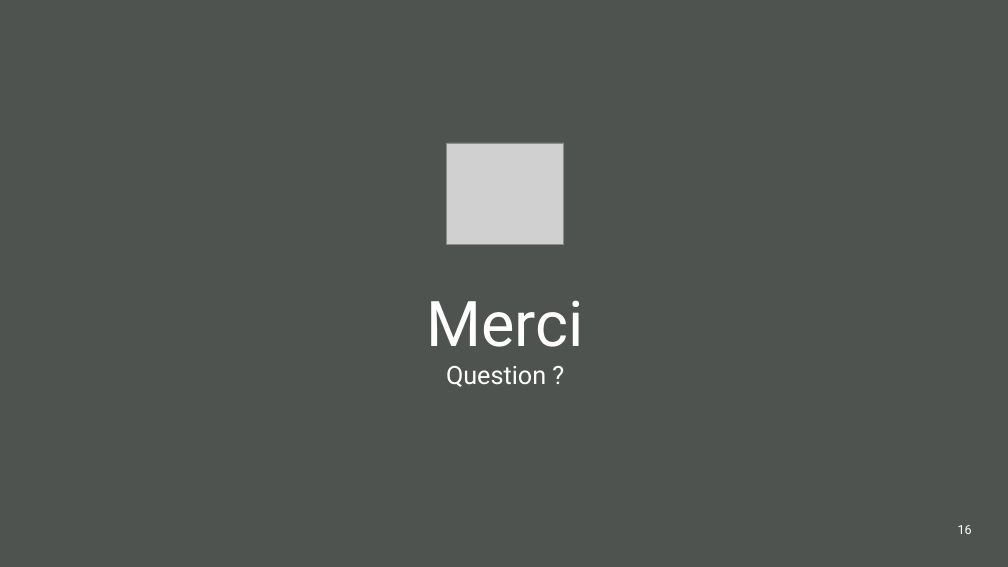
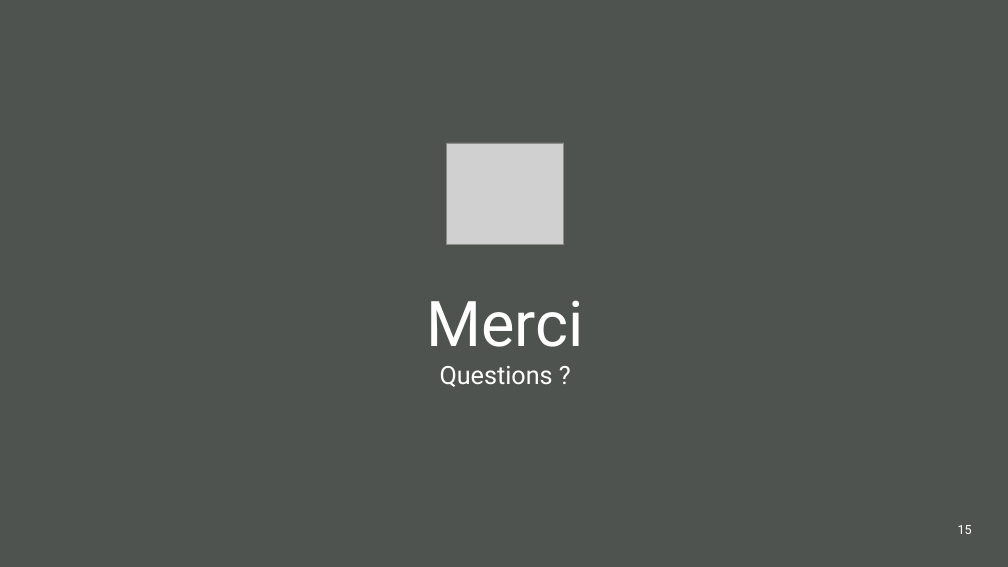
Before and after one commit to Angorance/HEIGVD_MoneyThoring, a slide deck: slide 15 of MoneyThoring_pres.pptx (slide 16 before the commit). Drawn at 1008x567 pixels with LibreOffice and Linux fonts; fonts in the diff are those of the drawing; grey boxes stand for pictures. Boxes give left, top, right and bottom in pixels: in the first picture for what was removed or moved away, otherwise in the second. Text is boxed around its words. In the diff, an @@ line names an element or a change of style, - is before the commit and + after.

```diff
--- a/MoneyThoring_pres.pptx
+++ b/MoneyThoring_pres.pptx
@@ text at (440,366,553,387): text changed @@
-Question ?
+Questions ?
@@ page number at (958,525,972,534): text changed @@
-16
+15
```
Also in this commit, not shown: 2 other slides changed, 1 slide removed.
